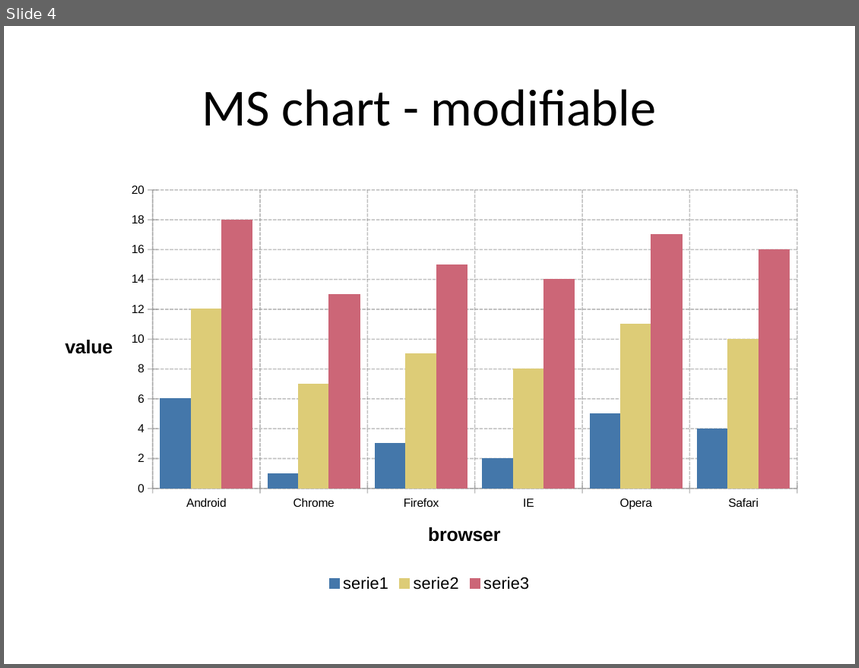
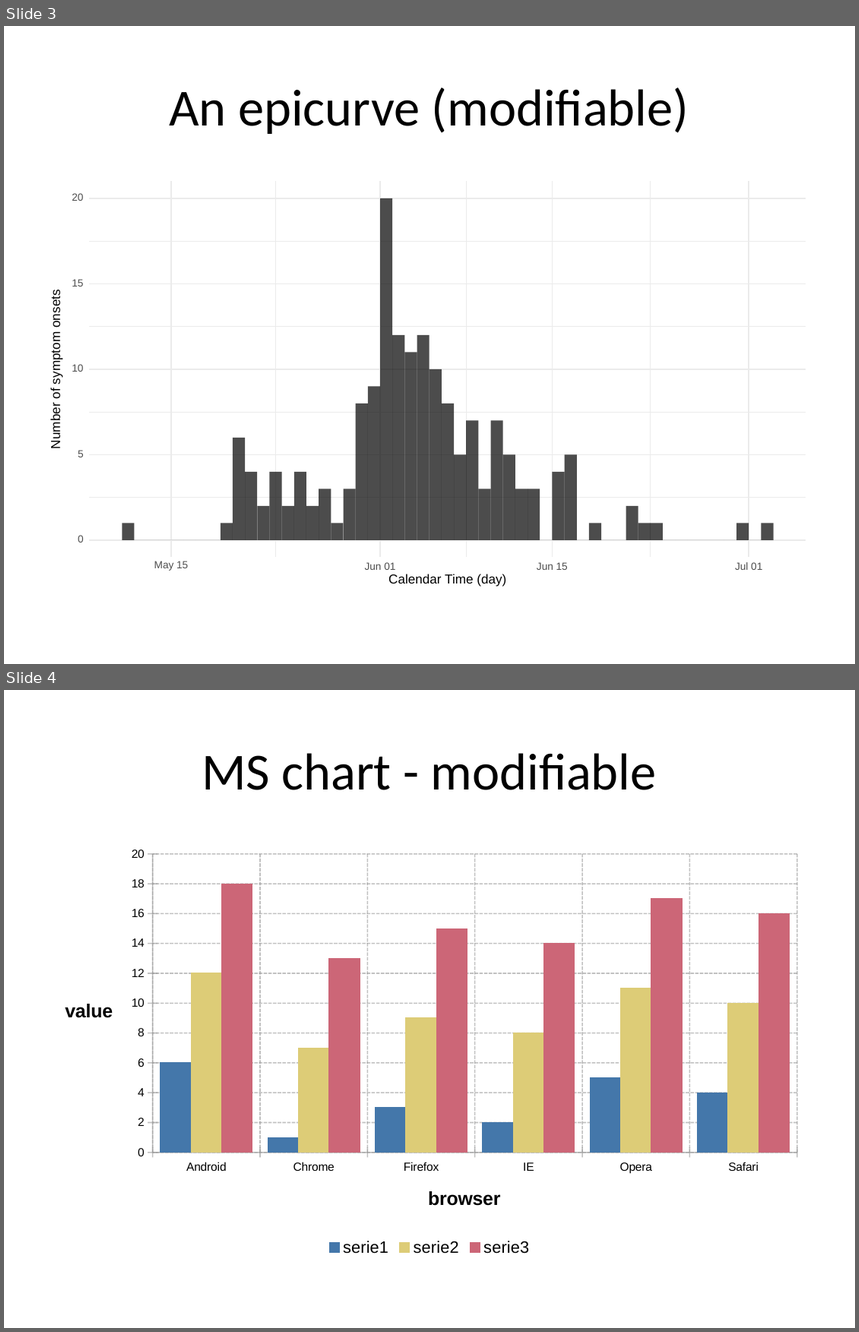
Before and after one commit to RECON-gathering-March-2018/wordexcel-reports, a slide deck: Output/expamle.pptx. Shown one above the other, each under a label of ours: slide 4 before the commit, slides 3 and 4 after it. The pictures are 859x668 and 859x1332 pixels, drawn with LibreOffice and Linux fonts; fonts in the diff are those of the drawing. Boxes give left, top, right and bottom in pixels: in the first picture for what was removed or moved away, otherwise in the second. Text is boxed around its words. In the diff, an @@ line names an element or a change of style, - is before the commit and + after.

Commit message:
now with modifiable ggplot in the powerpoint

```diff
--- a/Output/expamle.pptx
+++ b/Output/expamle.pptx
@@ slide 3 added at bbox=[4, 26, 855, 664], background #FFFFFF @@
@@ title added at bbox=[169, 88, 689, 134], 44 pt, text #000000 @@
+An epicurve (modifiable)
@@ group added at bbox=[47, 175, 813, 596]: 54 rectangles, 16 freeform shapes, 11 texts @@
+0
+5
+10
+15
+20
+May 15
+Jun 01
+Jun 15
+Jul 01
+Calendar Time (day)
+Number of symptom onsets
```
Also in this commit, not shown: 1 slide removed, 2 other files.
